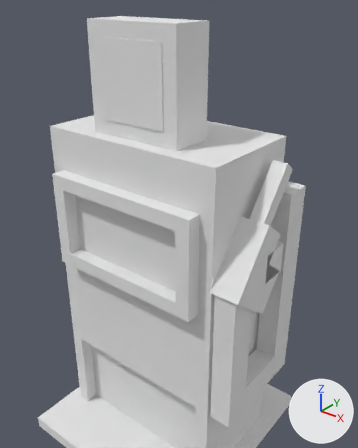
Before and after pictures for a commit that changed the OBJ model mccore/src/main/resources/assets/mts/objmodels/decors/fuelpump.obj.
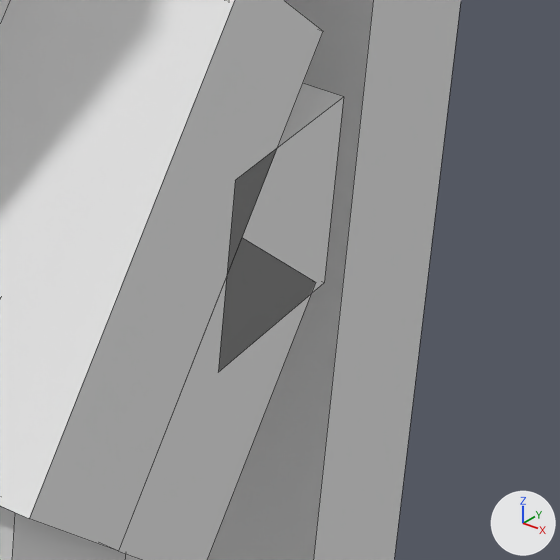
Each version is shown from a 50 mm lens placed at (1.328, -1.56, 2.182), pointed at (0.228, -0.185, 1.33), then close up on the part from 65% to 88% of the width and 51% to 69% of the height. Every picture has the same lights, and +X, +Y and +Z are marked at lower right. The close-ups show mesh edges as thin lines. Where no turn or scale is listed for an object, it has been applied to the vertices. Vertices at the same position are counted once.

Script lines for the objects in view, before the commit:
```python
me_ho = bpy.data.meshes.new('$ho')
me_ho.from_pydata(...)  # 28 vertices, 24 faces; spans x 0.359..0.547, y -0.25..0.247, z 0.5..1.438
me_ho.materials.append(mat_m_5fce00be_84f1_bc3c_3c1f_bc217930d52d)  # white #e7e7e7
me_holder = bpy.data.meshes.new('holder')
me_holder.from_pydata(...)  # a box spanning x 0.4375..0.5625, y -0.0625..0.0625, z 1.125..1.25
me_holder.materials.append(mat_m_5fce00be_84f1_bc3c_3c1f_bc217930d52d)  # white #e7e7e7
# before: 0 (0.5625, -0.0625, 1.25) at pixel (235, 180), 1 (0.5625, 0.0625, 1.25) at pixel (343, 96), 2 (0.5625, -0.0625, 1.125) at pixel (218, 372), 3 (0.5625, 0.0625, 1.125) at pixel (324, 282)
me_pistol = bpy.data.meshes.new('$pistol')
me_pistol.from_pydata(...)  # 22 vertices, 18 faces; spans x 0.438..0.562, y -0.261..0.143, z 0.982..1.571
me_pistol.materials.append(mat_m_5fce00be_84f1_bc3c_3c1f_bc217930d52d)  # white #e7e7e7
ob_ho = bpy.data.objects.new('$ho', me_ho)
ob_ho.location = (0.0, 0.0, 0.0)
ob_holder = bpy.data.objects.new('holder', me_holder)
ob_holder.location = (0.0, 0.0, 0.0)
ob_pistol = bpy.data.objects.new('$pistol', me_pistol)
ob_pistol.location = (0.0, 0.0, 0.0)
```
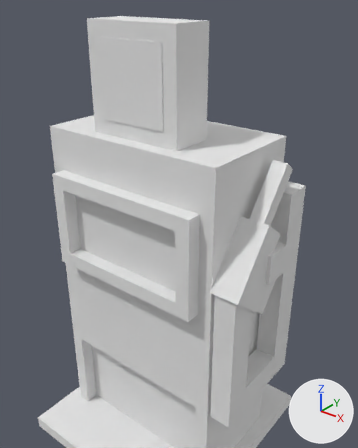
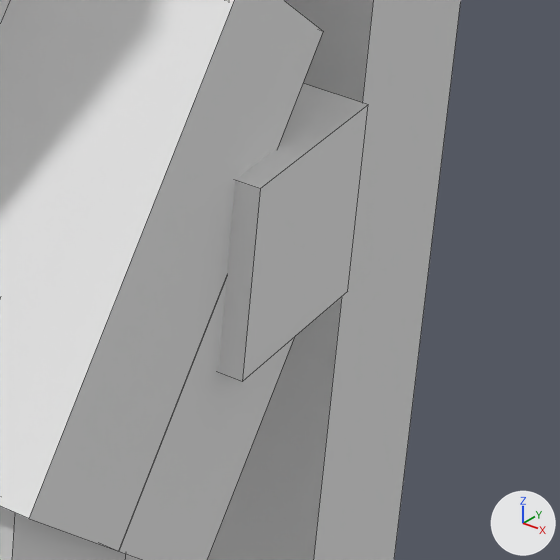
The change, as a diff of the scene's bpy script:
```diff
--- a/mccore/src/main/resources/assets/mts/objmodels/decors/fuelpump.obj.py
+++ b/mccore/src/main/resources/assets/mts/objmodels/decors/fuelpump.obj.py
@@ me_holder @@
 me_holder.from_pydata(...)  # 8 vertices, 6 faces; spans x 0.4375..0.5625, y -0.0625..0.0625, z 1.125..1.25
 # used by ob_holder; location = (0.0, 0.0, 0.0)
+# me_holder part 1
+for i in [*range(0, 4)]: me_holder.vertices[i].co += Vector((0.0156, 0.0, 0.0))
 me_holder.materials.append(mat_m_5fce00be_84f1_bc3c_3c1f_bc217930d52d)
```

Pixel boxes (x1, y1, x2, y2) of what changed, in the close-ups (560 x 560 px):
'holder', reshaped
    before: (218, 83, 343, 372)
    after: (218, 83, 368, 382)
